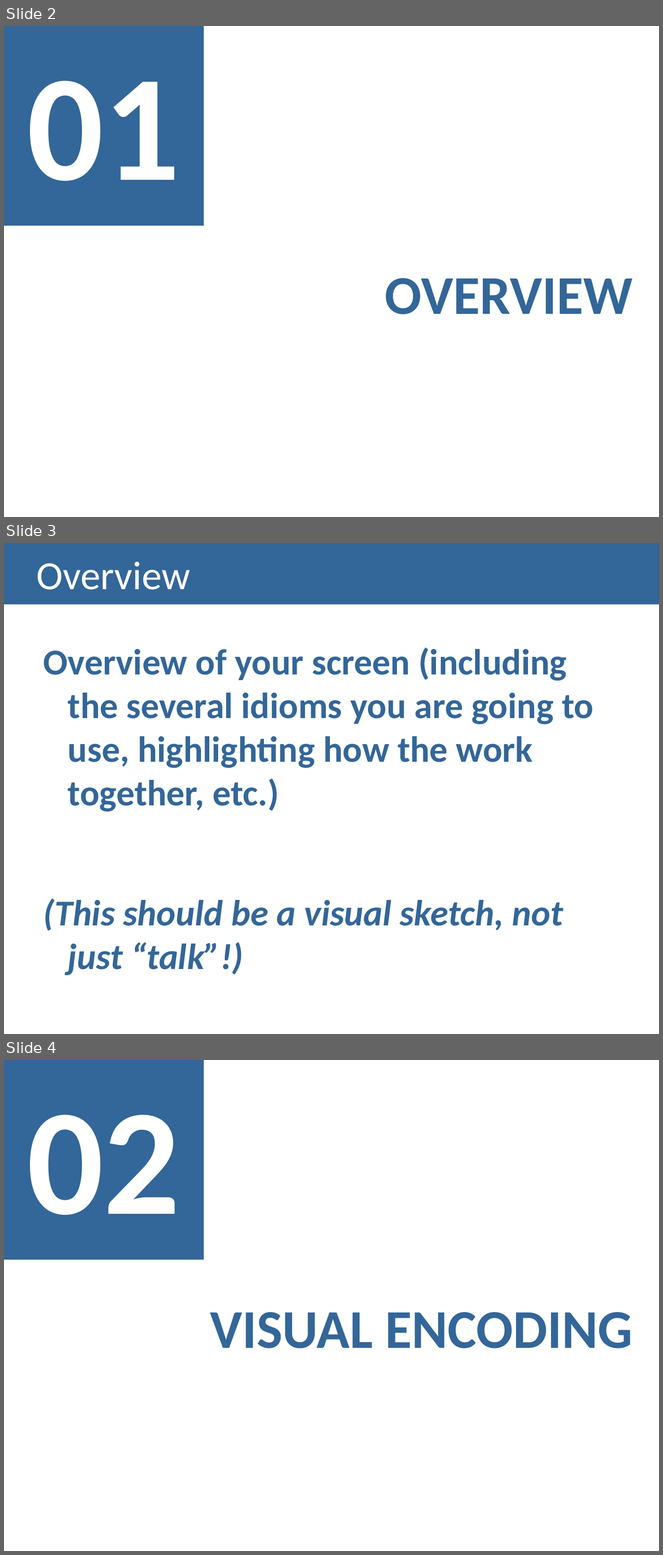
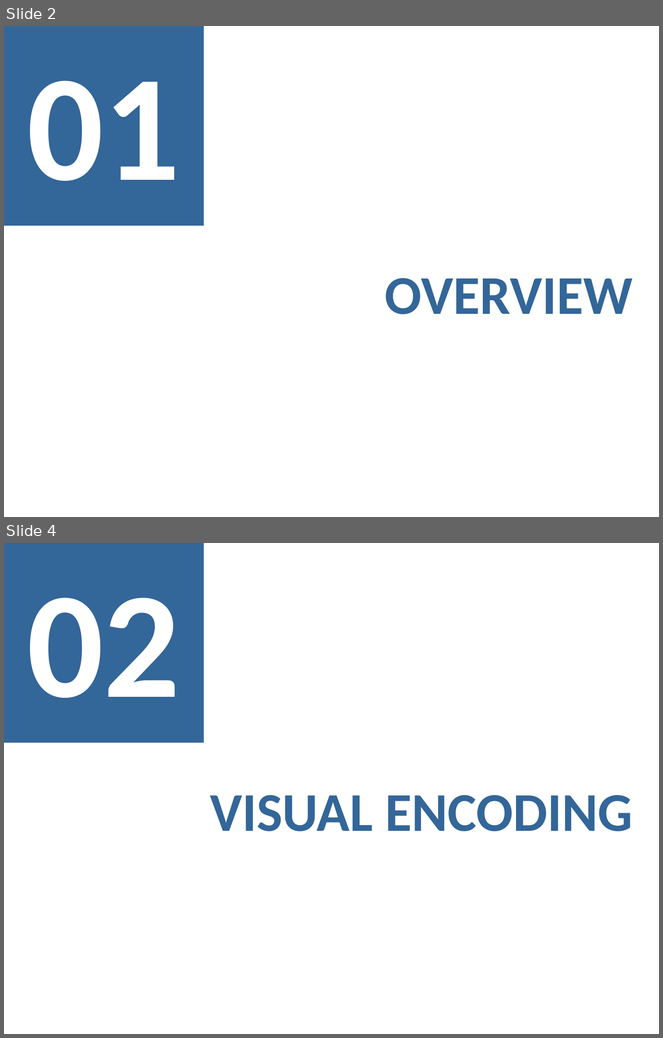
Before and after one commit to isabelSoares/IV-2021, a slide deck: Checkpoints Outline/Checkpoint 3/Checkpoint 3 - G16.pptx. Shown one above the other, each under a label of ours: slides 2, 3 and 4 before the commit, slides 2 and 4 after it; the slides between them are not shown. The pictures are 663x1555 and 663x1038 pixels, drawn with LibreOffice and Linux fonts; fonts in the diff are those of the drawing. Boxes give left, top, right and bottom in pixels: in the first picture for what was removed or moved away, otherwise in the second. Text is boxed around its words. In the diff, an @@ line names an element or a change of style, - is before the commit and + after.

```diff
--- a/Checkpoints Outline/Checkpoint 3/Checkpoint 3 - G16.pptx
+++ b/Checkpoints Outline/Checkpoint 3/Checkpoint 3 - G16.pptx
@@ slide 3 removed at (x1=4, y1=543, x2=659, y2=1034), background #FFFFFF @@
@@ title removed at (x1=4, y1=543, x2=659, y2=604) @@
-Overview
@@ text removed at (x1=44, y1=648, x2=594, y2=976) @@
-Overview of your screen (including the several idioms you are going to use, highlighting how the work together, etc.)
-(This should be a visual sketch, not just “talk”!)
```
Also in this commit, not shown: 24 slides added, 3 other slides removed, 2 other files.
